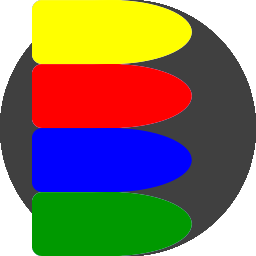
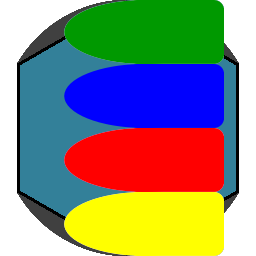
Two versions of the same layered image (256x256). Layer-by-layer changes:
painted on "Yellow" over [32, 0, 224, 256]
painted on "Red" over [32, 64, 224, 192]
painted on "Blue" over [32, 64, 224, 192]
painted on "Green" over [32, 0, 224, 256]
added layer "Boarder" above "Sea" over [17, 0, 239, 256]
added layer "Sea" (50%) above "Island" over [17, 0, 239, 256]
added layer "Island" above "Monster" over [17, 0, 239, 256]
painted on "Monster" over [0, 2, 256, 254]
